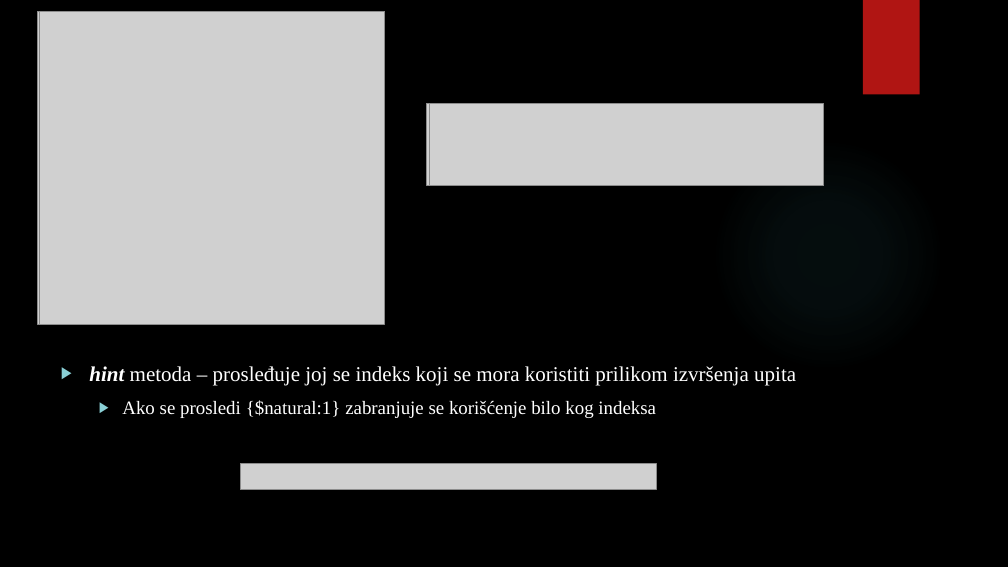
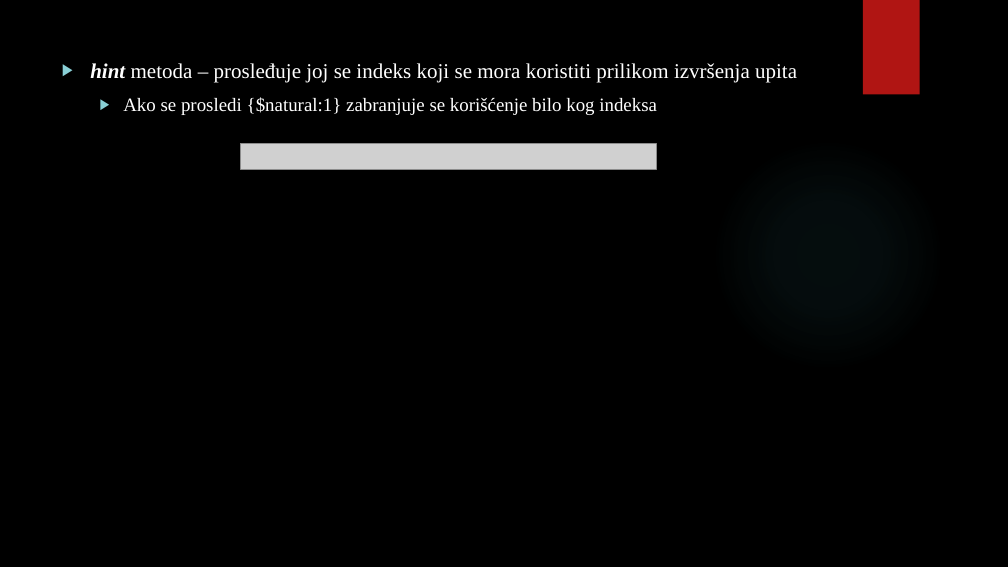
Before and after one commit to Kristina-A/DBMS, a slide deck: slide 14 of Seminarski rad I/Interna struktura i organizacija indeksa MongoDB baze podataka.pptx (slide 15 before the commit). Drawn at 1008x567 pixels with LibreOffice and Linux fonts; fonts in the diff are those of the drawing; grey boxes stand for pictures; background and template pictures are left out. Boxes give left, top, right and bottom in pixels: in the first picture for what was removed or moved away, otherwise in the second. Text is boxed around its words. In the diff, an @@ line names an element or a change of style, - is before the commit and + after.

```diff
--- a/Seminarski rad I/Interna struktura i organizacija indeksa MongoDB baze podataka.pptx
+++ b/Seminarski rad I/Interna struktura i organizacija indeksa MongoDB baze podataka.pptx
@@ picture removed at [37,11,383,324] @@
@@ picture removed at [39,11,385,324] @@
@@ text "hint metoda – prosleđuje joj ...": place and size @@
-text "hint metoda – prosleđuje joj ..." at [89,366,796,418]
+text "hint metoda – prosleđuje joj ..." at [90,63,797,115]
@@ picture removed at [426,104,821,186] @@
@@ picture removed at [429,104,823,186] @@
@@ picture: place and size @@
-picture at [240,464,656,489]
+picture at [240,144,656,169]
```
Also in this commit, not shown: 2 other slides changed, 2 slides removed.
